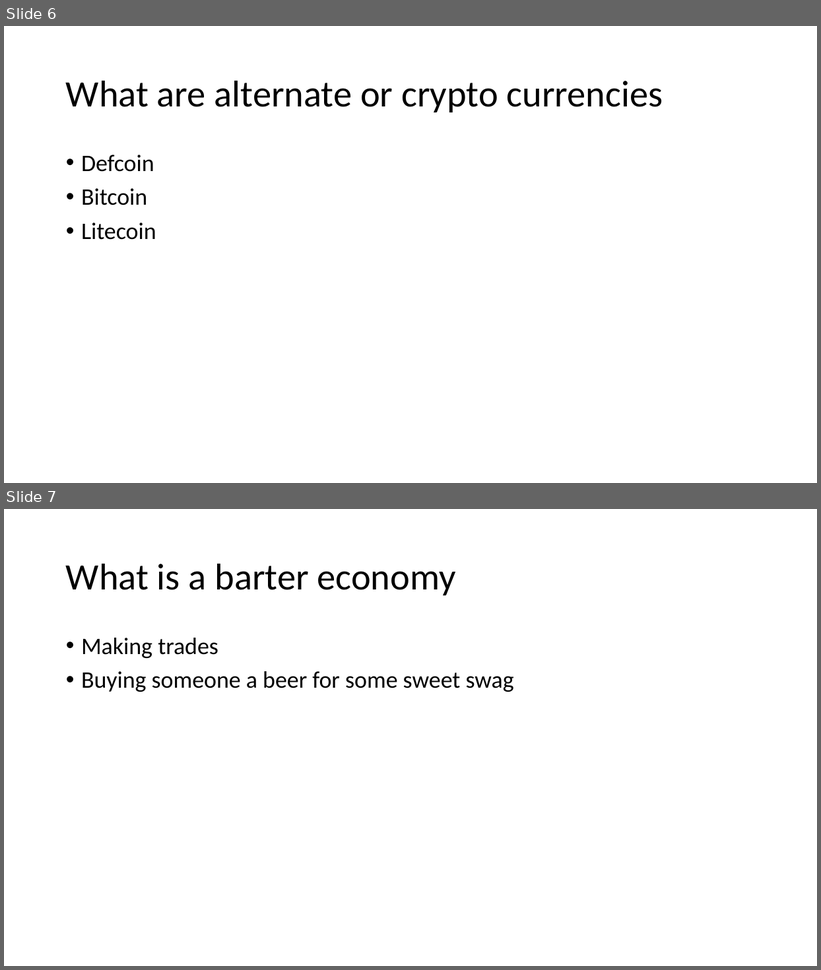
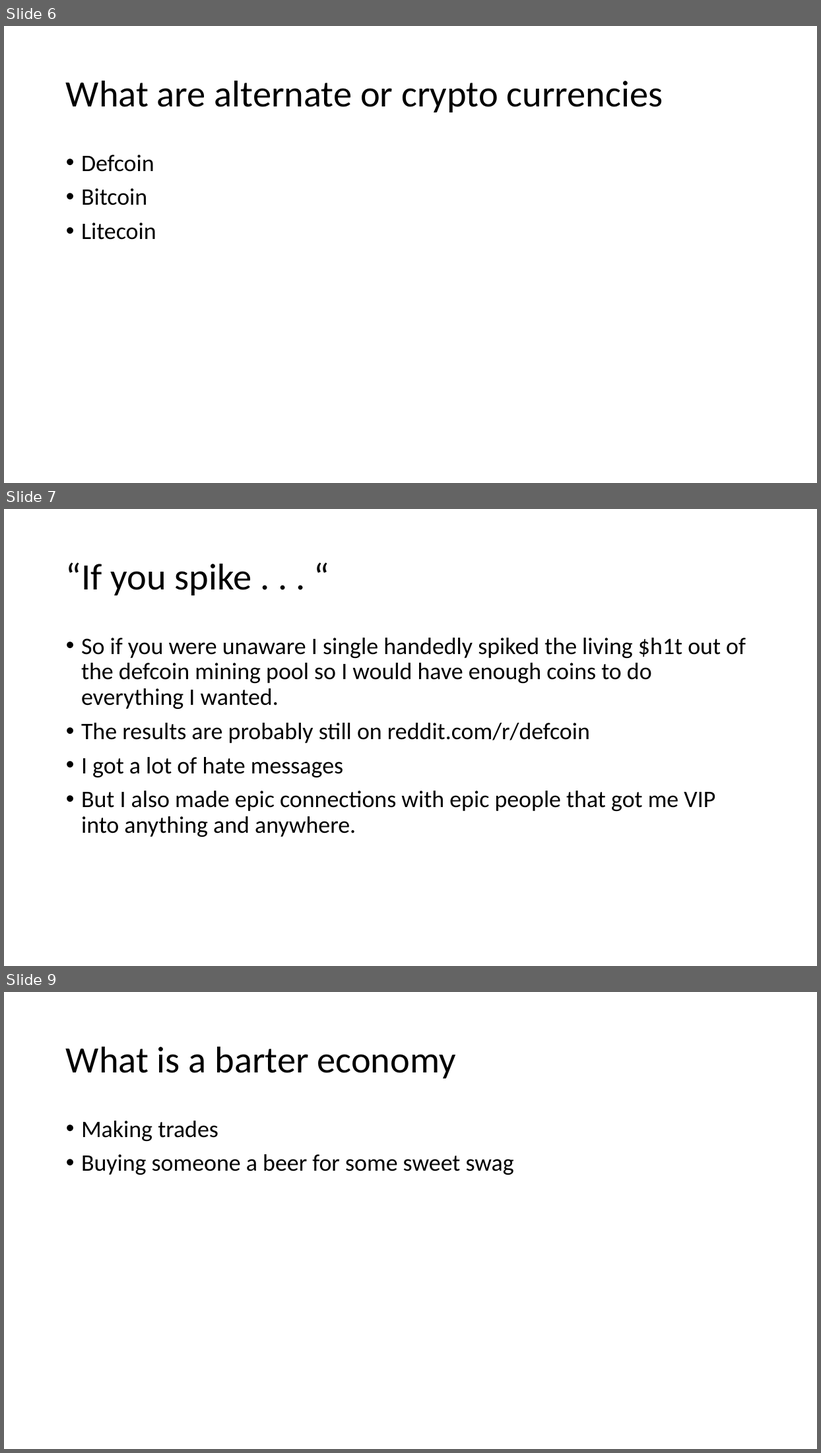
Before and after one commit to Kirball/b-sides-jax-talk, a slide deck: #BadgeLife, alternative currencies, the barter [Autosaved].pptx. Shown one above the other, each under a label of ours: slides 6 and 7 before the commit, slides 6, 7 and 9 after it; the slides between them are not shown. The pictures are 821x970 and 821x1453 pixels, drawn with LibreOffice and Linux fonts; fonts in the diff are those of the drawing. Boxes give left, top, right and bottom in pixels: in the first picture for what was removed or moved away, otherwise in the second. Text is boxed around its words. In the diff, an @@ line names an element or a change of style, - is before the commit and + after.

```diff
--- a/#BadgeLife, alternative currencies, the barter [Autosaved].pptx
+++ b/#BadgeLife, alternative currencies, the barter [Autosaved].pptx
@@ slide 7 added at (4,509,817,966), background #FFFFFF @@
@@ title added at (66,562,252,595), 44 pt, text #000000 @@
+“If you spike . . . “
@@ text added at (81,638,746,837), 28 pt, text #000000 @@
+• So if you were unaware I single handedly spiked the living $h1t out of the defcoin mining pool so I would have enough coins to do everything I wanted.
+• The results are probably still on reddit.com/r/defcoin
+• I got a lot of hate messages
+• But I also made epic connections with epic people that got me VIP into anything and anywhere.
@@ what was slide 7 is now slide 9 @@
```
Also in this commit, not shown: 1 slide changed, 3 other slides added, 1 slide removed.
